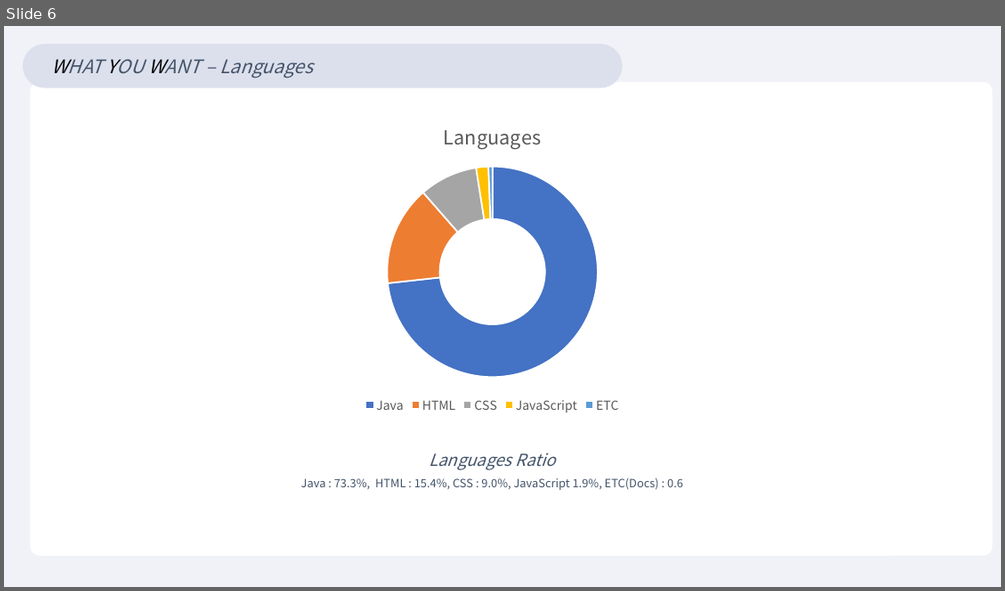
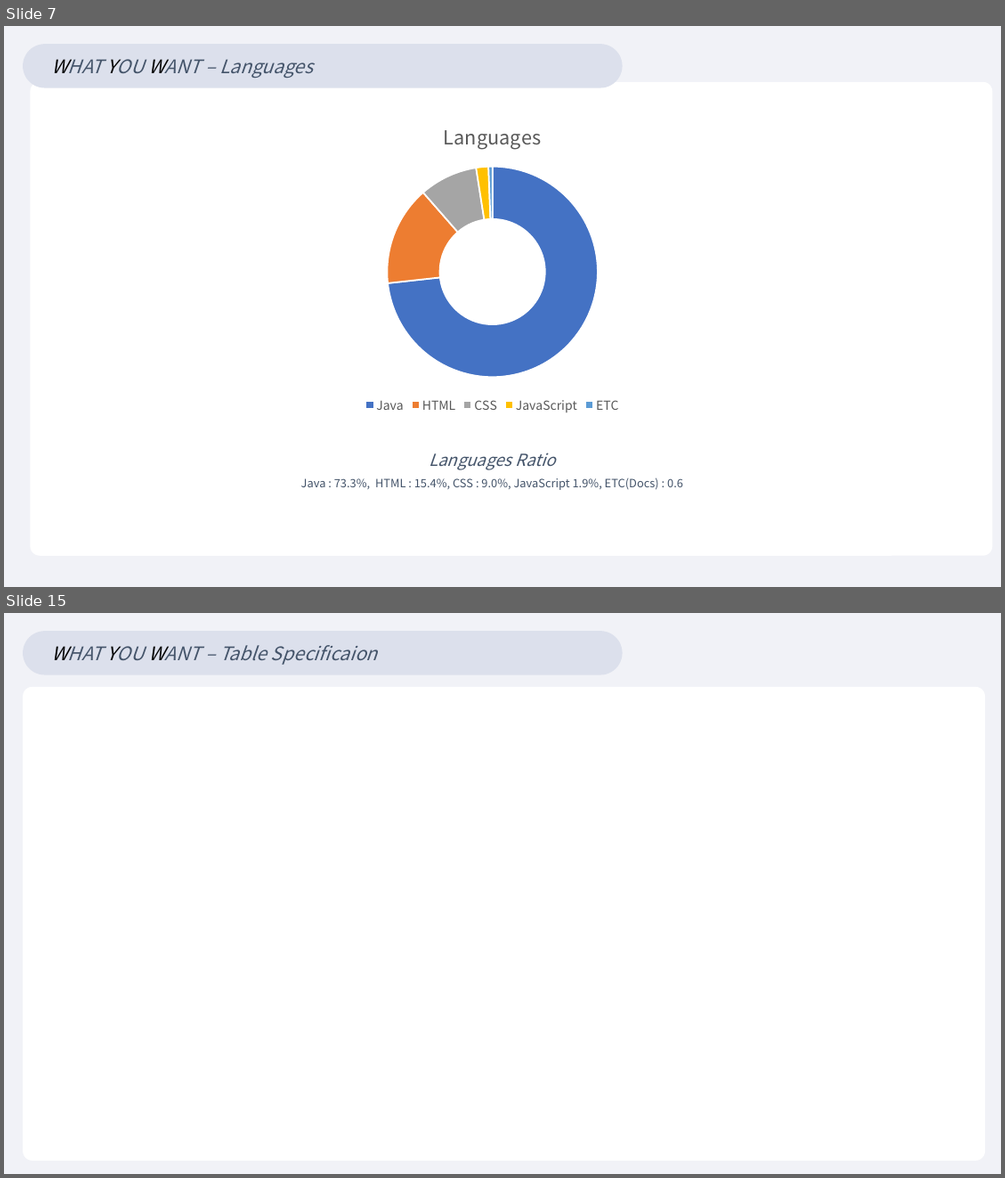
Before and after one commit to osy8814/Project-WYW, a slide deck: 발표자료 첨부파일/WYWproject.pptx. Shown one above the other, each under a label of ours: slide 6 before the commit, slides 7 and 15 after it; the slides between them are not shown. The pictures are 1005x591 and 1005x1178 pixels, drawn with LibreOffice and Linux fonts; fonts in the diff are those of the drawing. Boxes give left, top, right and bottom in pixels: in the first picture for what was removed or moved away, otherwise in the second. Text is boxed around its words. In the diff, an @@ line names an element or a change of style, - is before the commit and + after.

```diff
--- a/발표자료 첨부파일/WYWproject.pptx
+++ b/발표자료 첨부파일/WYWproject.pptx
@@ slide 15 added at box(4, 613, 1001, 1174), background #F1F2F7 @@
@@ rounded rectangle added at box(23, 631, 623, 675), fill #DCE0EC, 18 pt, text #44546A, italic @@
+WHAT YOU WANT – Table Specificaion
@@ rounded rectangle added at box(23, 687, 985, 1160), fill #FFFFFF @@
@@ what was slide 6 is now slide 7 @@
```
Also in this commit, not shown: 1 slide changed, 8 other slides added, 4 slides removed.
